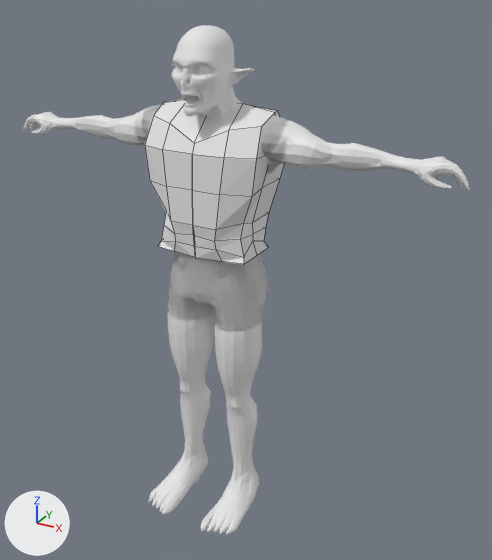
An edit to the Blender file TowerDefense/Assets/Resources/blender/orc_archer/model_orc_archer.blend, drawn before and after from the same camera.
One viewpoint serves both versions: a camera (50 mm lens) standing at (12.9, -22.51, 20.82) and looking at (1.25, -1.31, 10.22). Every picture has the same lights, and +X, +Y and +Z are marked at lower left. Mesh edges are drawn as thin lines on the coarser meshes.

In view in the first picture: 'body', 'upper_clothes'.
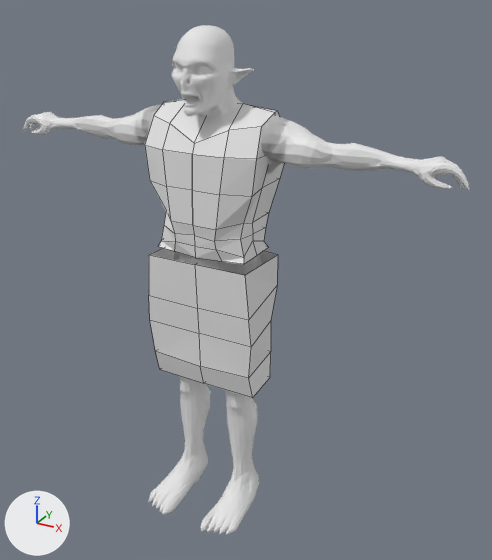
Commit message: model_orc_archer: modeling down clothes

Diff of the bpy script that builds the scene:
```diff
--- a/TowerDefense/Assets/Resources/blender/orc_archer/model_orc_archer.blend.py
+++ b/TowerDefense/Assets/Resources/blender/orc_archer/model_orc_archer.blend.py
@@ me_cube_001 @@
+me_cube_001.from_pydata(...)  # 20 vertices, 16 faces; spans x -1.0..1.21, y -1.0..1.05, z -0.87..1.0
@@ ob_down_clothes @@
+ob_down_clothes = bpy.data.objects.new('down_clothes', me_cube_001)
+ob_down_clothes.location = (1.05, -1.52, 8.33)
+ob_down_clothes.scale = (1.05, 1.45, 2.89)
+_m = ob_down_clothes.modifiers.new('Mirror', 'MIRROR')
+_m.use_clip = True
+_m.mirror_object = ob_upper_clothes
```

Location of each change, [x1, y1, x2, y2] in pixels of the pictures (492 x 560 px):
'down_clothes', added
    after: [149, 248, 278, 398]
